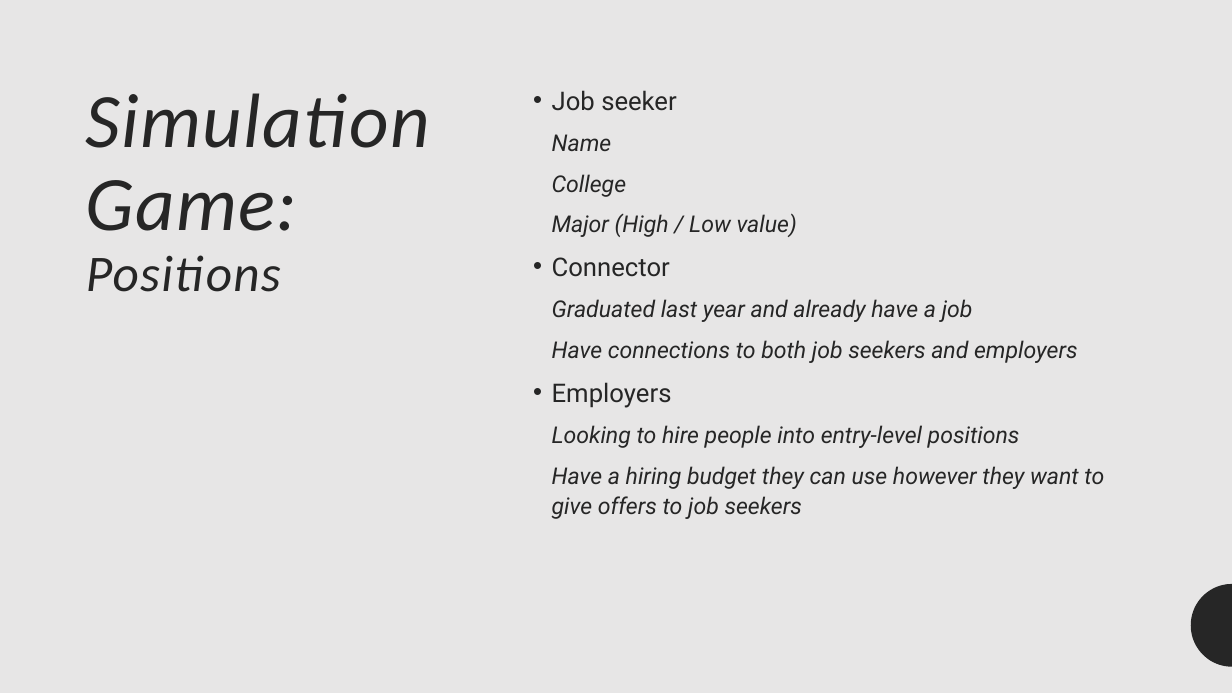
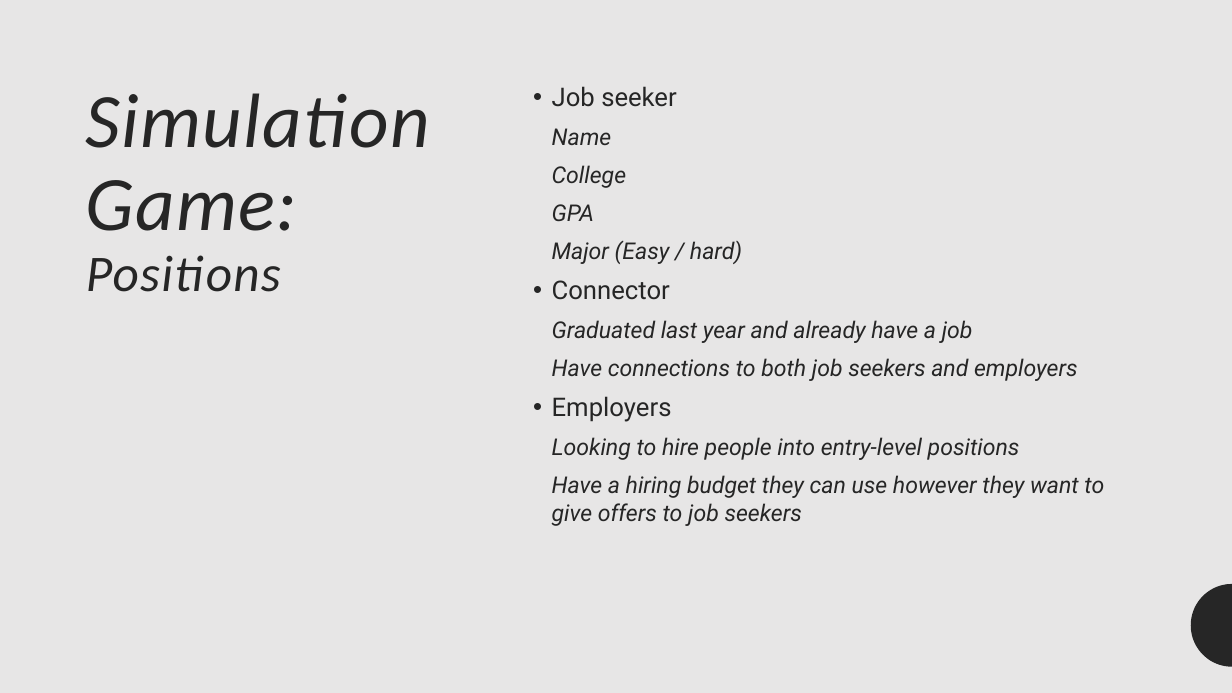
Before and after one commit to ekmaloney/soc490s, a slide deck: slide 16 of slides/april_5.pptx. Drawn at 1232x693 pixels with LibreOffice and Linux fonts; fonts in the diff are those of the drawing. Boxes give left, top, right and bottom in pixels: in the first picture for what was removed or moved away, otherwise in the second. Text is boxed around its words. In the diff, an @@ line names an element or a change of style, - is before the commit and + after.

```diff
--- a/slides/april_5.pptx
+++ b/slides/april_5.pptx
@@ text at [552,86,1104,526]: line spacing 1.1 to 1 @@
@@ text at [552,204,742,264]: text changed @@
-  Major (High / Low value)
+  GPA
+  Major (Easy / hard)
```
Also in this commit, not shown: 1 other slide changed, 11 other files.
